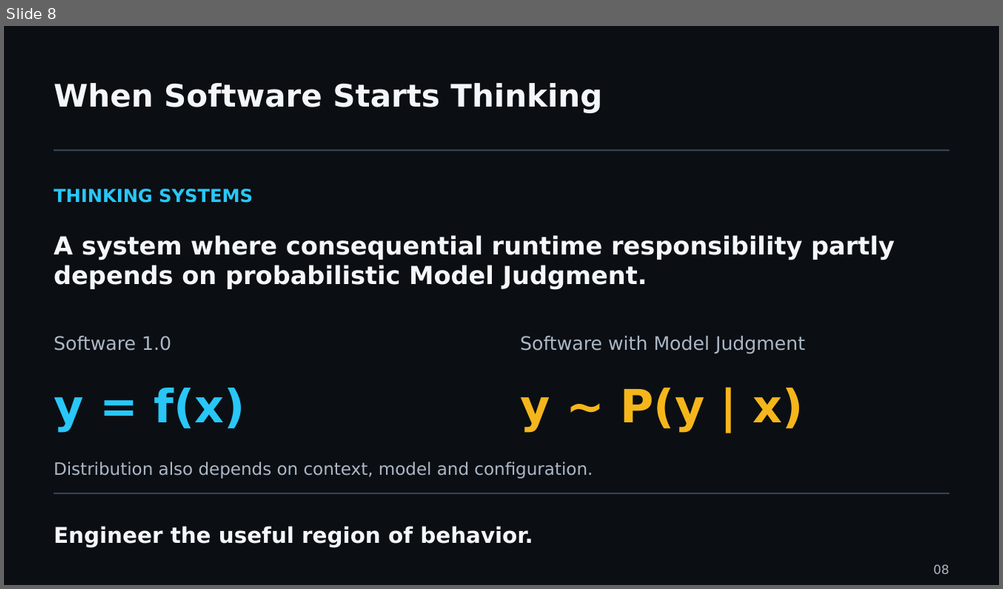
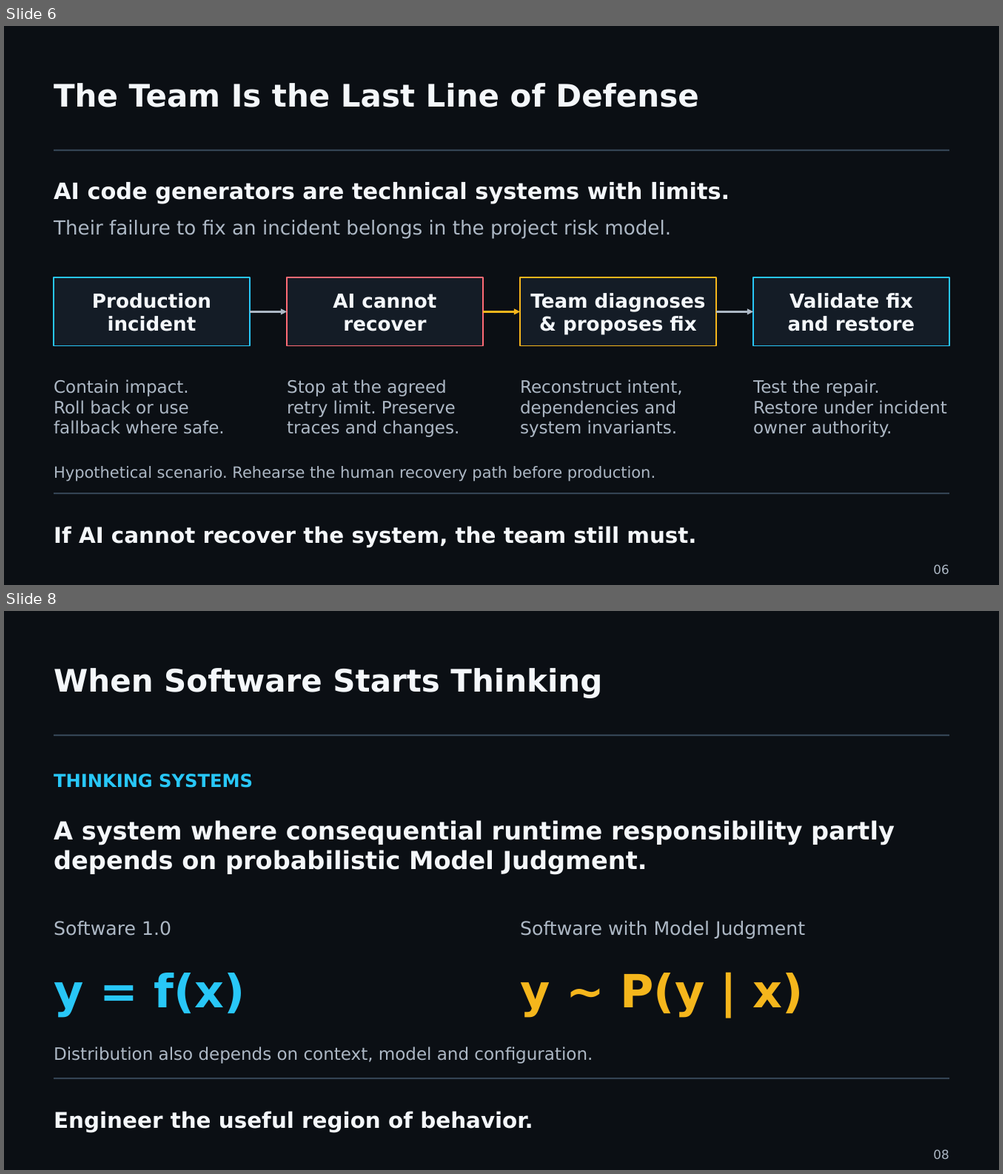
Before and after one commit to UncertaintyArchitectureGroup/uncertainty-architecture, a slide deck: assets/presentations/pmday-2026/ai-changes-both-sides.pptx. Shown one above the other, each under a label of ours: slide 8 before the commit, slides 6 and 8 after it; the slides between them are not shown. The pictures are 1003x589 and 1003x1174 pixels, drawn with LibreOffice and Linux fonts; fonts in the diff are those of the drawing. Boxes give left, top, right and bottom in pixels: in the first picture for what was removed or moved away, otherwise in the second. Text is boxed around its words. In the diff, an @@ line names an element or a change of style, - is before the commit and + after.

```diff
--- a/assets/presentations/pmday-2026/ai-changes-both-sides.pptx
+++ b/assets/presentations/pmday-2026/ai-changes-both-sides.pptx
@@ slide 6 added at (x1=4, y1=26, x2=999, y2=585), background #0B0F14 @@
@@ text added at (x1=54, y1=83, x2=698, y2=107), 30 pt, text #F4F7FA, bold @@
+The Team Is the Last Line of Defense
@@ line added from (54, 150) to (949, 150), #344454 1.5 pt @@
@@ text added at (x1=54, y1=182, x2=729, y2=204), 21.8 pt, text #F4F7FA, bold @@
+AI code generators are technical systems with limits.
@@ text added at (x1=54, y1=220, x2=671, y2=238), 18.8 pt, text #ADB8C5 @@
+Their failure to fix an incident belongs in the project risk model.
@@ rectangle added at (x1=54, y1=278, x2=250, y2=347), fill #141C26, outline #28C7F7 1.13 pt @@
@@ rectangle added at (x1=287, y1=278, x2=482, y2=347), fill #141C26, outline #FF6B75 1.13 pt @@
@@ rectangle added at (x1=521, y1=278, x2=716, y2=347), fill #141C26, outline #F5B61C 1.13 pt @@
@@ rectangle added at (x1=753, y1=278, x2=948, y2=347), fill #141C26, outline #28C7F7 1.13 pt @@
@@ text added at (x1=92, y1=293, x2=211, y2=332), 18.8 pt, text #F4F7FA, bold @@
+Production
+incident
@@ arrow added from (250, 312) to (287, 312), #ADB8C5 1.73 pt @@
@@ text added at (x1=333, y1=294, x2=436, y2=332), 18.8 pt, text #F4F7FA, bold @@
+AI cannot
+recover
@@ arrow added from (483, 312) to (521, 312), #F5B61C 1.73 pt @@
@@ text added at (x1=530, y1=293, x2=706, y2=335), 18.8 pt, text #F4F7FA, bold @@
+Team diagnoses
+& proposes fix
@@ arrow added from (716, 312) to (753, 312), #ADB8C5 1.73 pt @@
@@ text added at (x1=788, y1=293, x2=914, y2=332), 18.8 pt, text #F4F7FA, bold @@
+Validate fix
+and restore
@@ text added at (x1=54, y1=380, x2=225, y2=434), 16.5 pt, text #ADB8C5 @@
+Contain impact.
+Roll back or use
+fallback where safe.
@@ text added at (x1=287, y1=380, x2=459, y2=437), 16.5 pt, text #ADB8C5 @@
+Stop at the agreed
+retry limit. Preserve
+traces and changes.
@@ text added at (x1=520, y1=380, x2=683, y2=437), 16.5 pt, text #ADB8C5 @@
+Reconstruct intent,
+dependencies and
+system invariants.
@@ text added at (x1=753, y1=380, x2=946, y2=437), 16.5 pt, text #ADB8C5 @@
+Test the repair.
+Restore under incident
+owner authority.
@@ text added at (x1=54, y1=466, x2=655, y2=482), 15 pt, text #ADB8C5 @@
+Hypothetical scenario. Rehearse the human recovery path before production.
@@ line added from (54, 494) to (949, 494), #344454 1.5 pt @@
@@ text added at (x1=54, y1=526, x2=696, y2=548), 21 pt, text #F4F7FA, bold @@
+If AI cannot recover the system, the team still must.
@@ text added at (x1=933, y1=565, x2=948, y2=574), 12 pt, text #ADB8C5 @@
+06
```
Also in this commit, not shown: 5 slides changed, 1 other slide added, 2 slides removed, 19 other files.
